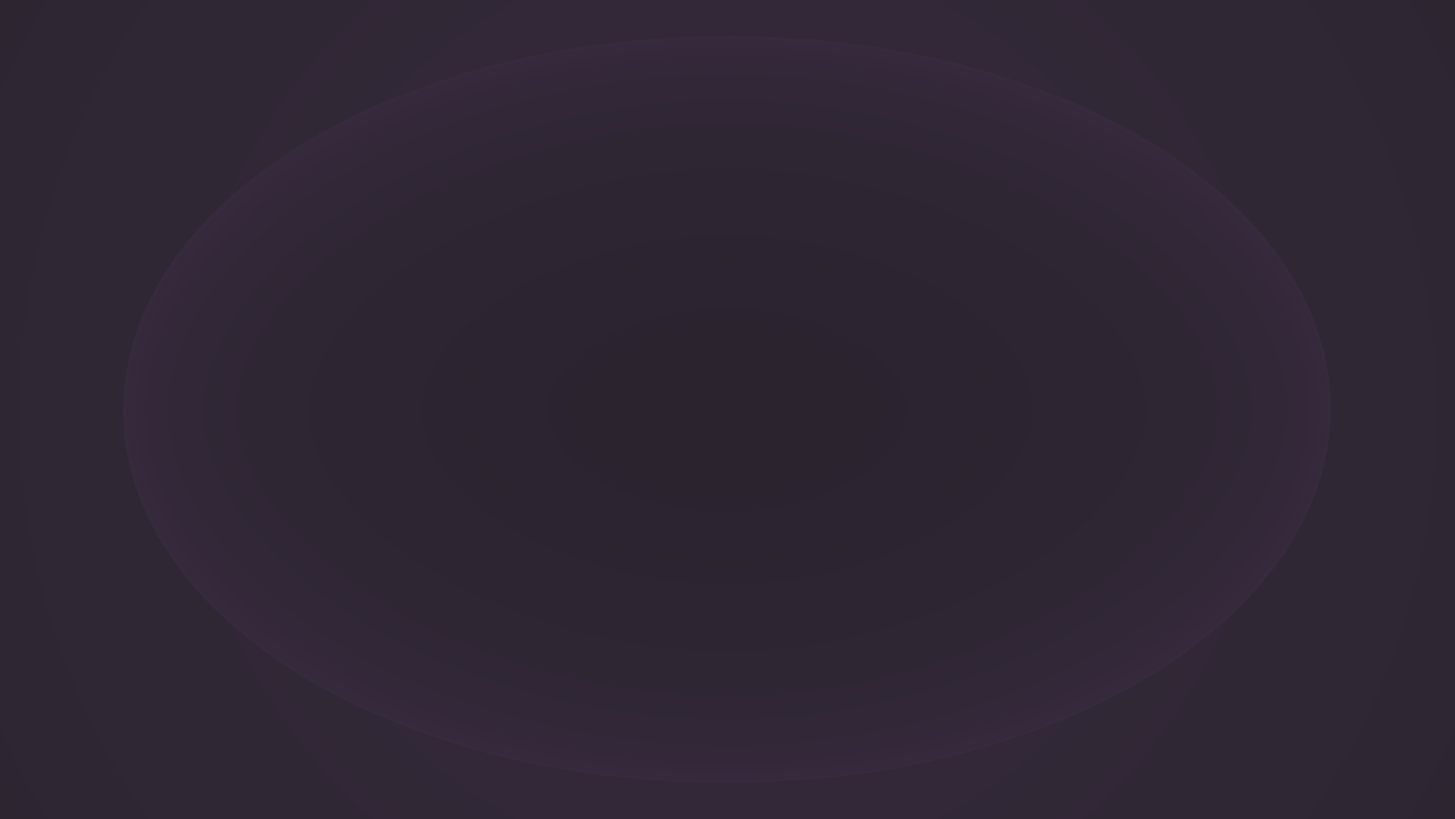
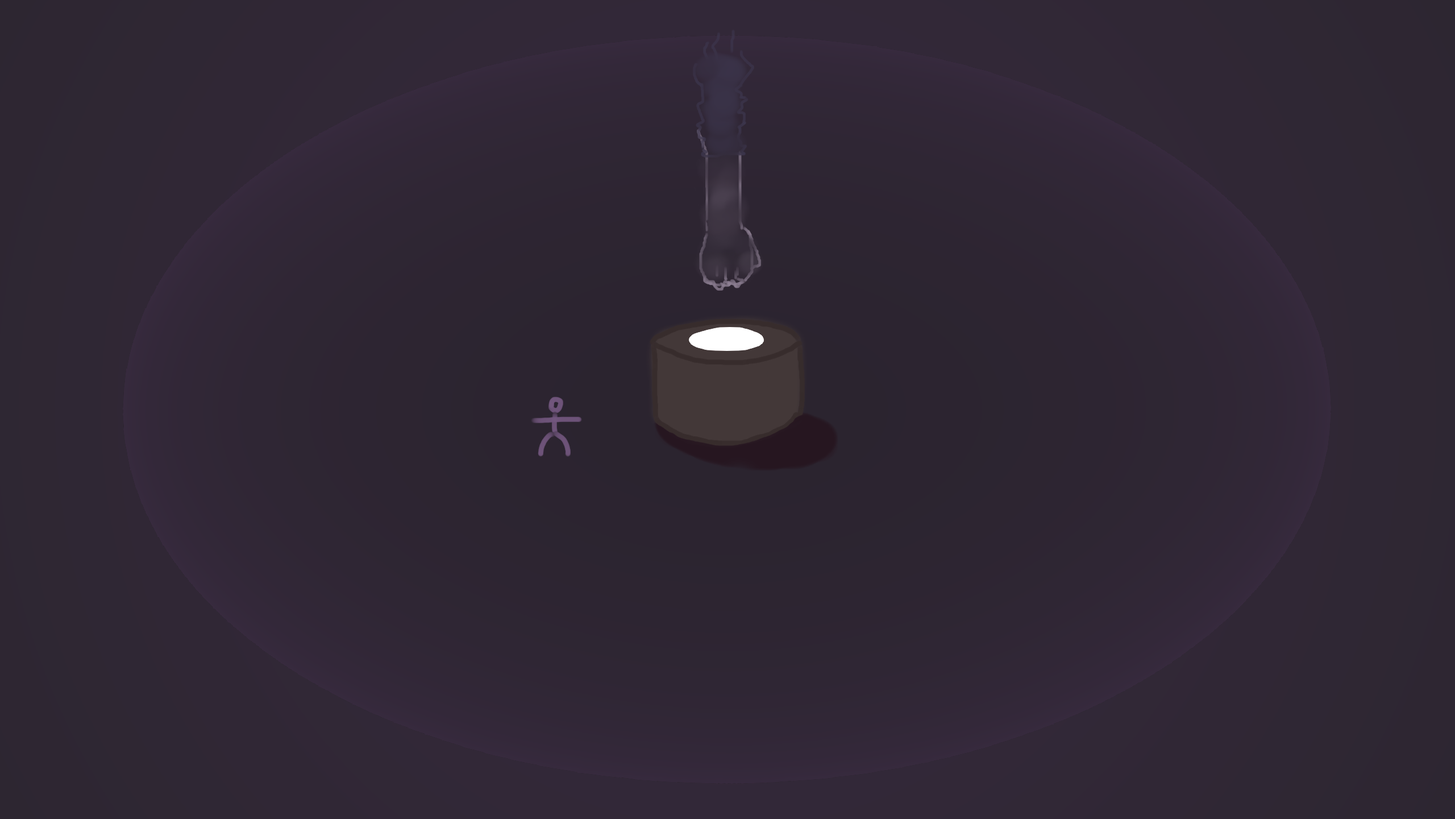
Layer changes from the first 1455 × 819 image to the second:
showed "Minion" over left=530, top=102, right=838, bottom=471
showed "Fist" over left=530, top=29, right=838, bottom=471
showed "Button", moved it out of group "Button", painted on it over left=530, top=29, right=838, bottom=471
renamed "Button" to "ButtonBox", showed the group it (2 layers) over left=530, top=218, right=838, bottom=471
added layer "Box" in group "ButtonBox" over left=530, top=218, right=838, bottom=471
showed "Shadow", painted on it over left=530, top=315, right=838, bottom=471
